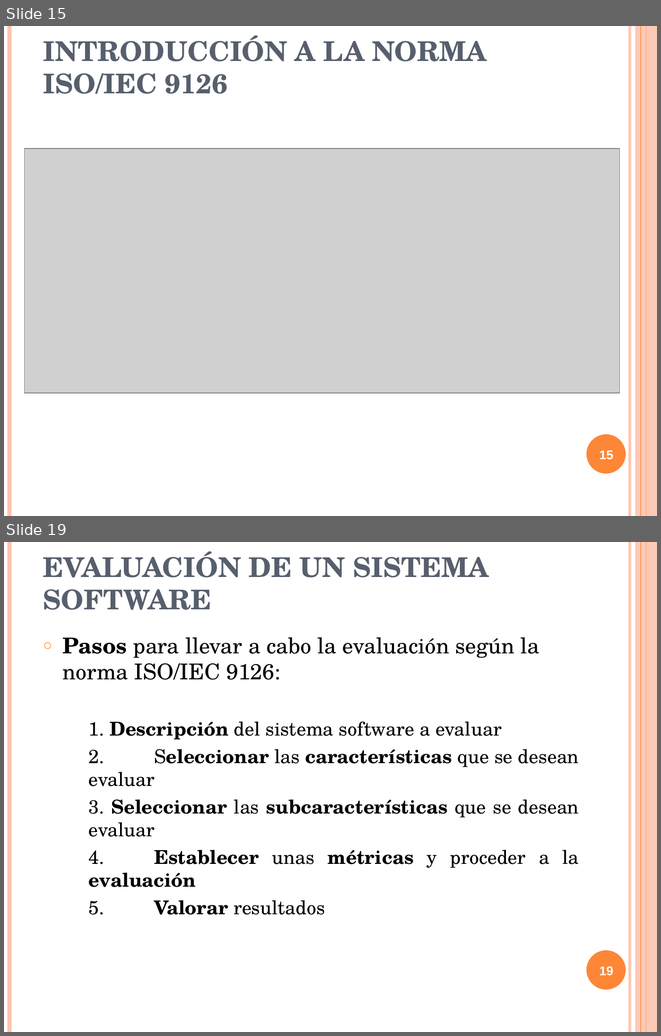
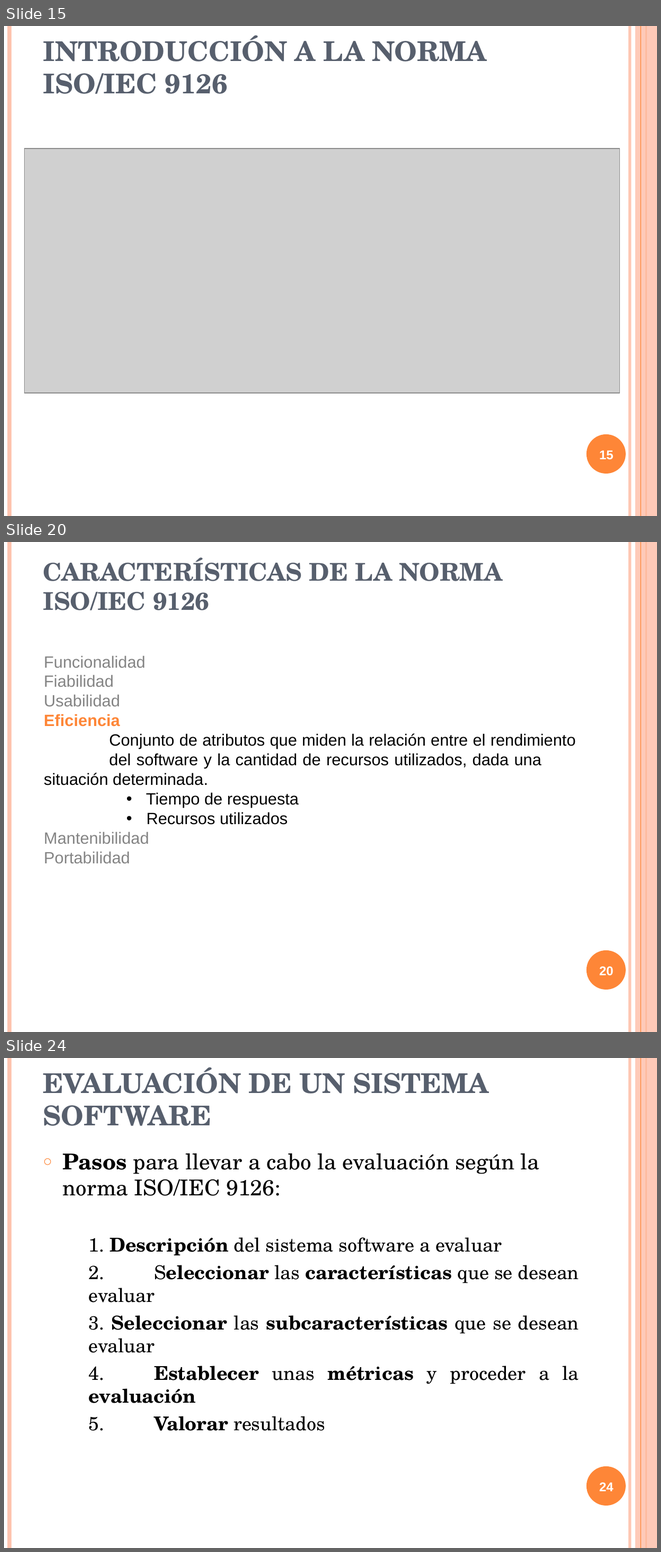
Before and after one commit to txedo/isi-auditoria, a slide deck: calidad/Trabajo/presentacion/presentacionCalidad.ppt. Shown one above the other, each under a label of ours: slides 15 and 19 before the commit, slides 15, 20 and 24 after it; the slides between them are not shown. The pictures are 661x1036 and 661x1552 pixels, drawn with LibreOffice and Linux fonts; fonts in the diff are those of the drawing; grey boxes stand for pictures. Boxes give left, top, right and bottom in pixels: in the first picture for what was removed or moved away, otherwise in the second. Text is boxed around its words. In the diff, an @@ line names an element or a change of style, - is before the commit and + after.

```diff
--- a/calidad/Trabajo/presentacion/presentacionCalidad.ppt
+++ b/calidad/Trabajo/presentacion/presentacionCalidad.ppt
@@ slide 20 added at [4,542,657,1032], background #FFFFFF; not listed: 6 template elements that a slide beside it also shows @@
@@ title added at [43,557,502,610], 27 pt, text #575F6D, bold @@
+CARACTERÍSTICAS DE LA NORMA ISO/IEC 9126
@@ text added at [44,655,576,863], 18 pt, text #000000 @@
+Funcionalidad
+Fiabilidad
+Usabilidad
+Eficiencia
+Conjunto de atributos que miden la relación entre el rendimiento del software y la cantidad de recursos utilizados, dada una situación determinada.
+      • Tiempo de respuesta
+      • Recursos utilizados
+Mantenibilidad
+Portabilidad
@@ page number added at [599,966,614,975], 14 pt, text #FFFFFF, bold @@
+20
@@ what was slide 19 is now slide 24 @@
@@ page number at [599,1482,614,1491]: text changed @@
-19
+24
```
Also in this commit, not shown: 9 slides changed, 18 other slides added.
